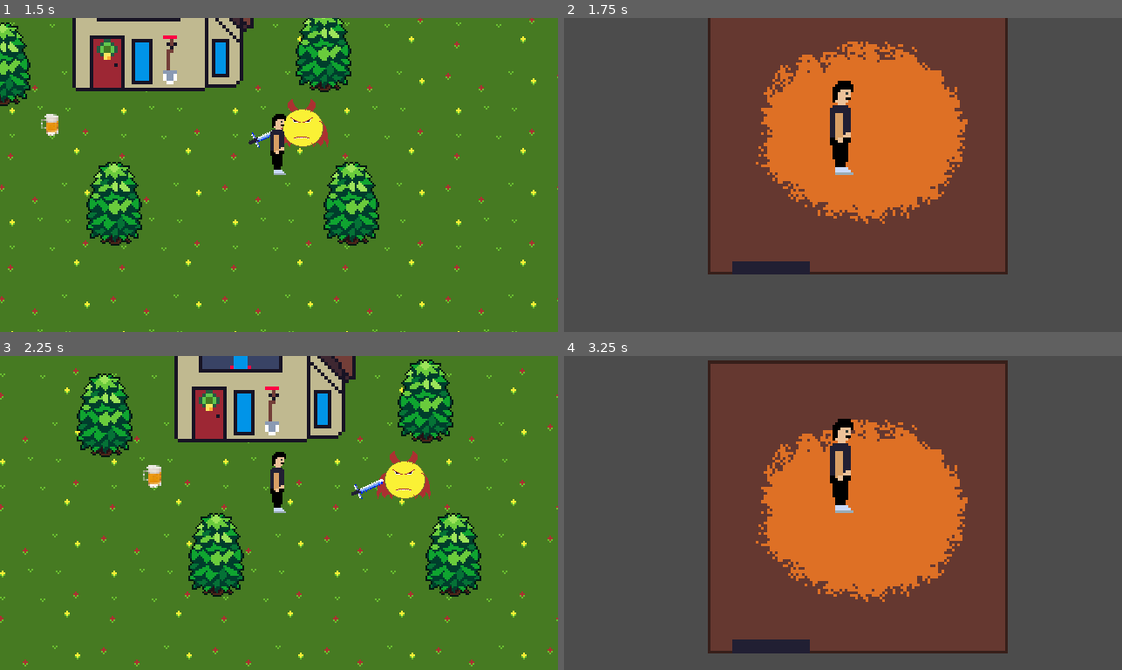
Above: before the commit, frames 1-4 (two rows, left to right).
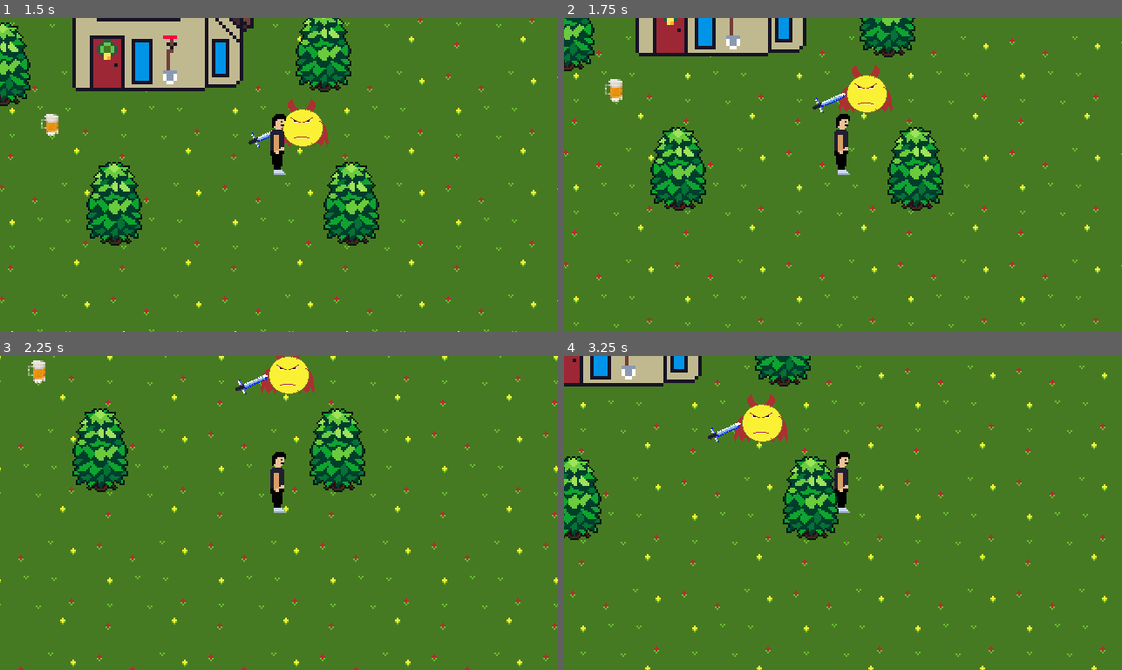
Above: after the commit, the same moments.

Repository: VictorINT/in-land
Game: Godot game, scene res://world.tscn
Same seed, same stepped clock (60 frames per second), same inputs: the game is played once before the commit and once after it.
Inputs:
- Up to frame 1 (1.5 s): tap Enter at 0.5 s; hold Right (ui_right) 0.53-1.28 s; tap I (interact) at 0.6 s; hold Down (ui_down) from 1.28 s (still down); tap Q (drop) at 1.35 s
- Up to frame 2 (1.75 s): keep holding Down (ui_down); tap I (interact) at 1.55 s
- Up to frame 3 (2.25 s): release Down (ui_down) at 2.03 s; hold Right (ui_right) from 2.03 s (still down); tap I (interact) at 2.1 s
- Up to frame 4 (3.25 s): release Right (ui_right) at 2.78 s; hold Up (ui_up) from 2.78 s (still down); tap E (pick) at 2.85 s; tap I (interact) at 3.05 s

Frame 1 is identical in both runs. In frame 2, 100% of the frame differs, in the area x 0-100%, y 0-100%; in frame 3, 23%; in frame 4, 100%.

Commit message:
Legendary Improvements I just modified some shit

Diff:
--- a/casa.tscn
+++ b/casa.tscn
@@ -2,25 +2,23 @@
 
 [ext_resource path="res://resources/house.png" type="Texture" id=1]
 
-[sub_resource type="CapsuleShape2D" id=1]
-radius = 4.10725
-height = 39.6852
+[sub_resource type="RectangleShape2D" id=3]
+extents = Vector2( 7.97899, 24.319 )
 
 [sub_resource type="CapsuleShape2D" id=2]
 radius = 0.609444
 height = 17.8438
 
 [node name="casa" type="StaticBody2D"]
-collision_mask = 0
 
 [node name="Sprite" type="Sprite" parent="."]
 position = Vector2( 0.943874, -32.2097 )
 texture = ExtResource( 1 )
 
 [node name="CollisionShape2D" type="CollisionShape2D" parent="."]
-position = Vector2( 4.83734, -8.79963 )
+position = Vector2( 4.48379, -9.41835 )
 rotation = -1.5708
-shape = SubResource( 1 )
+shape = SubResource( 3 )
 
 [node name="Area2D" type="Area2D" parent="."]
 scale = Vector2( 1.02088, 2.22805 )
--- a/casa_inside.tscn
+++ b/casa_inside.tscn
@@ -39,8 +39,8 @@
 [node name="player" type="YSort" parent="YSort"]
 
 [node name="player" parent="YSort/player" instance=ExtResource( 2 )]
-position = Vector2( -4.57394, 9.2978 )
-inHouse = true
+position = Vector2( -33.7909, 47.5046 )
+whereTheFuckIAm = 1
 
 [node name="Camera2D" type="Camera2D" parent="YSort/player/player"]
 current = true
@@ -48,6 +48,7 @@
 
 [node name="Area2D" type="Area2D" parent="."]
 collision_layer = 4
+collision_mask = 0
 
 [node name="CollisionShape2D" type="CollisionShape2D" parent="Area2D"]
 position = Vector2( -44.3084, 52.25 )
--- a/player.tscn
+++ b/player.tscn
@@ -8,7 +8,10 @@
 height = 7.21225
 
 [sub_resource type="CircleShape2D" id=2]
-radius = 28.2849
+radius = 23.6312
+
+[sub_resource type="CircleShape2D" id=3]
+radius = 14.2522
 
 [node name="player" type="KinematicBody2D"]
 script = ExtResource( 2 )
@@ -21,17 +24,27 @@
 position = Vector2( -0.720604, -6.68112 )
 shape = SubResource( 1 )
 
-[node name="Area2D" type="Area2D" parent="."]
+[node name="itemDetector" type="Area2D" parent="."]
 collision_layer = 0
 collision_mask = 2
 
-[node name="CollisionShape2D" type="CollisionShape2D" parent="Area2D"]
+[node name="CollisionShape2D" type="CollisionShape2D" parent="itemDetector"]
 position = Vector2( -0.445961, -3.56762 )
 shape = SubResource( 2 )
+
+[node name="houseDetector" type="Area2D" parent="."]
+collision_layer = 0
+collision_mask = 4
+
+[node name="CollisionShape2D" type="CollisionShape2D" parent="houseDetector"]
+position = Vector2( -0.445961, -3.56762 )
+shape = SubResource( 3 )
 
 [node name="Position2D" type="Position2D" parent="."]
 position = Vector2( -0.118, 0.887 )
 
 [node name="RemoteTransform2D" type="RemoteTransform2D" parent="Position2D"]
-[connection signal="body_entered" from="Area2D" to="." method="_on_Area2D_body_entered"]
-[connection signal="body_exited" from="Area2D" to="." method="_on_Area2D_body_exited"]
+[connection signal="body_entered" from="itemDetector" to="." method="_on_Area2D_body_entered"]
+[connection signal="body_exited" from="itemDetector" to="." method="_on_Area2D_body_exited"]
+[connection signal="body_entered" from="houseDetector" to="." method="_on_Area2D_body_entered"]
+[connection signal="body_exited" from="houseDetector" to="." method="_on_Area2D_body_exited"]
--- /dev/null
+++ b/playerSkeleton.gd
@@ -0,0 +1,9 @@
+extends Node
+
+enum Location{
+	OUTSIDE,
+	INSIDE_HOUSE
+}
+
+var playerLocation =  null;
+var comingFromInside = false;
--- a/project.godot
+++ b/project.godot
@@ -28,6 +28,10 @@
 
 config/name="In-land"
 run/main_scene="res://world.tscn"
+
+[autoload]
+
+PlayerSkeleton="*res://playerSkeleton.gd"
 
 [display]
 
--- a/resources/player.gd
+++ b/resources/player.gd
@@ -5,9 +5,15 @@
 const ACCELERATION = 500
 const MAX_SPEED = 80
 
+#Location System
+enum Location{
+	OUTSIDE,
+	INSIDE_HOUSE
+}
+export(Location) var whereTheFuckIAm = Location.OUTSIDE #Variabila care retine unde sunt
+
 #variabile
-export var inHouse = false		#sa tin minte daca sunt in casa sau sunt afara pe parcursul scenelor
-onready var simultaneous_scene = load("res://casa_inside.tscn")		#variabila cu scena casei interioare
+onready var inside_house = load("res://casa_inside.tscn")		#variabila cu scena casei interioare
 onready var main_scene = load("res://world.tscn")		#variabila cu scena lumii main
 #sistem pentru pick up items
 var onEntered = false
@@ -17,6 +23,17 @@
 var velocity = Vector2.ZERO
 
 #functii
+
+func _ready():
+	if PlayerSkeleton.playerLocation == null:
+		PlayerSkeleton.playerLocation = whereTheFuckIAm;
+	else:
+		whereTheFuckIAm = PlayerSkeleton.playerLocation;
+
+	if whereTheFuckIAm == Location.OUTSIDE and PlayerSkeleton.comingFromInside:
+		global_position = Vector2(85, 60)
+	PlayerSkeleton.comingFromInside = false
+
 #functie de miscare si de input uri de la tastatura
 func _physics_process(delta):
 	var input_vector = Vector2.ZERO
@@ -45,26 +62,24 @@
 		$Position2D/RemoteTransform2D.remote_path = ""
 		selectedItem = null
 
-	if Input.is_action_just_pressed("interact") and onEntered == true:
-		_add_a_scene_manually()
+	if Input.is_action_just_pressed("interact") and $houseDetector.get_overlapping_areas().size()>0:
+		if whereTheFuckIAm == Location.INSIDE_HOUSE:
+# warning-ignore:return_value_discarded
+			get_tree().change_scene_to(main_scene)
+			whereTheFuckIAm = Location.OUTSIDE
+			PlayerSkeleton.playerLocation = Location.OUTSIDE
+			PlayerSkeleton.comingFromInside = true
+		elif whereTheFuckIAm == Location.OUTSIDE:
+# warning-ignore:return_value_discarded
+			get_tree().change_scene_to(inside_house)
+			whereTheFuckIAm = Location.INSIDE_HOUSE
+			PlayerSkeleton.playerLocation = Location.INSIDE_HOUSE
+
 
 #functie semnal care se aplica atunci cand raza din jurul player ului intra in contact cu un collision shape pentru interactiune
 func _on_Area2D_body_entered(body):
 	item = body
-	onEntered = true
 
 #functie semnal ca mai sus, dar pentru iesire
 func _on_Area2D_body_exited(_body):
 	item = null
-	onEntered = false
-
-#functie care schimba scena
-func _add_a_scene_manually():
-	if inHouse == false:
-		inHouse = true
-# warning-ignore:return_value_discarded
-		get_tree().change_scene_to(simultaneous_scene)
-	elif inHouse == true:
-		inHouse = false
-# warning-ignore:return_value_discarded
-		get_tree().change_scene_to(main_scene)
Not shown: 2 places in casa_inside.tscn that only renumber resources
Not shown: 1 places in player.tscn that only renumber resources
